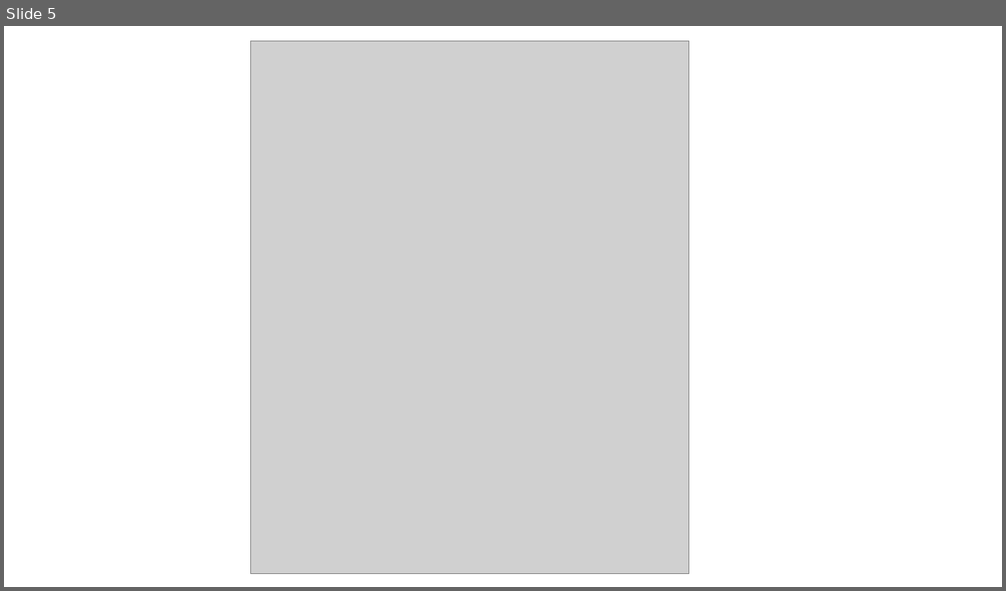
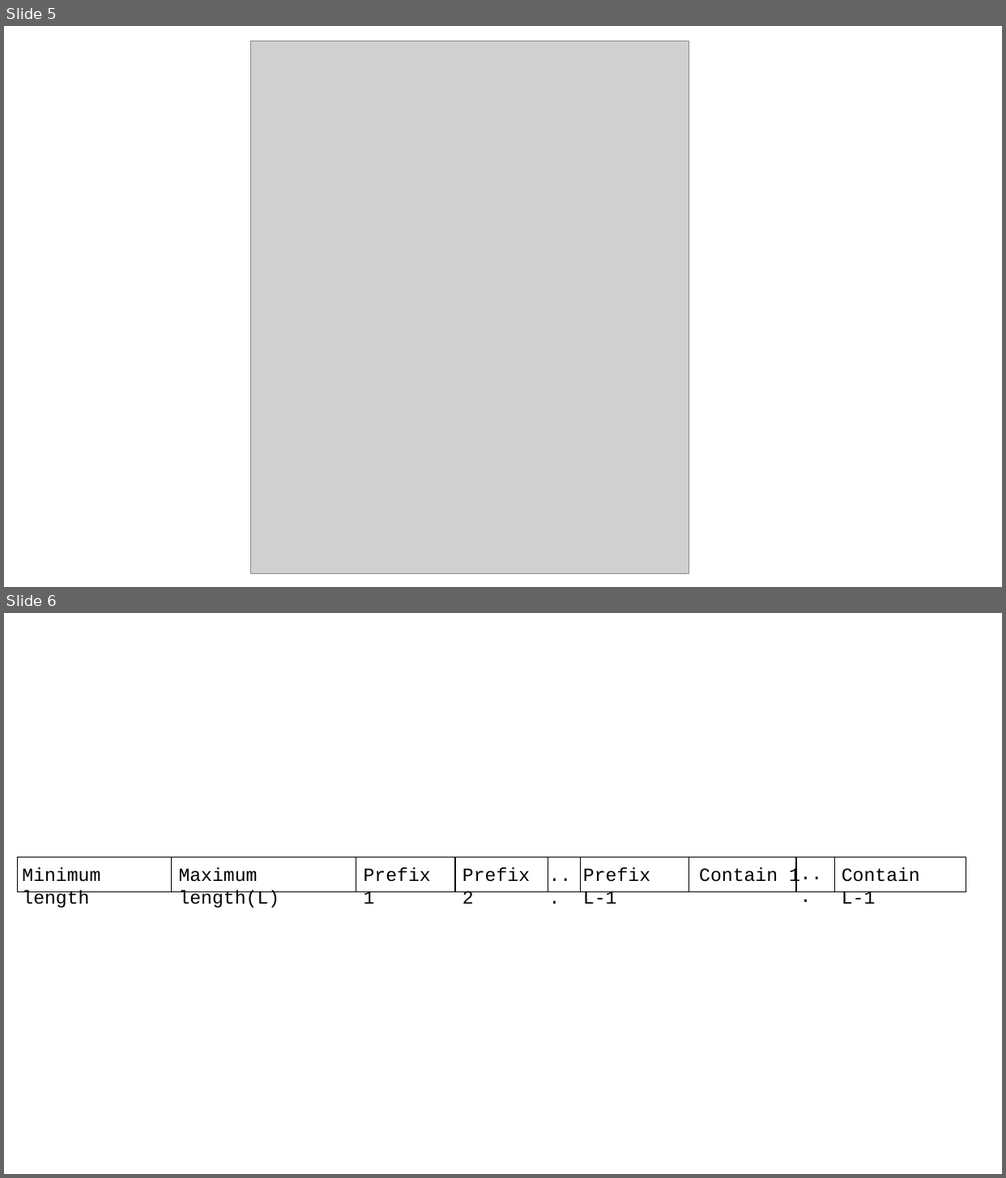
Before and after one commit to aritradhar/Thesis_Draft, a slide deck: images/ArrayIndex.pptx. Shown one above the other, each under a label of ours: slide 5 before the commit, slides 5 and 6 after it. The pictures are 1006x591 and 1006x1178 pixels, drawn with LibreOffice and Linux fonts; fonts in the diff are those of the drawing; grey boxes stand for pictures. Boxes give left, top, right and bottom in pixels: in the first picture for what was removed or moved away, otherwise in the second. Text is boxed around its words. In the diff, an @@ line names an element or a change of style, - is before the commit and + after.

```diff
--- a/images/ArrayIndex.pptx
+++ b/images/ArrayIndex.pptx
@@ slide 6 added at [4,613,1002,1174], background #FFFFFF @@
@@ rectangle added at [18,857,967,892], fill #FFFFFF, outline #000000 1 pt @@
@@ text added at [22,868,100,908], 18 pt, text #000000 @@
+Minimum length
@@ line added from (171, 857) to (171, 892), #000000 1 pt @@
@@ text added at [179,868,280,908], 18 pt, text #000000 @@
+Maximum length(L)
@@ line added from (356, 857) to (356, 892), #000000 1 pt @@
@@ text added at [364,868,431,904], 18 pt, text #000000 @@
+Prefix 1
@@ line added from (455, 857) to (455, 892), #000000 1 pt @@
@@ text added at [462,868,530,904], 18 pt, text #000000 @@
+Prefix 2
@@ text added at [542,859,589,889], 18 pt, text #000000 @@
+...
@@ line added from (548, 857) to (548, 892), #000000 1 pt @@
@@ line added from (581, 857) to (581, 892), #000000 1 pt @@
@@ text added at [583,868,650,904], 18 pt, text #000000 @@
+Prefix L-1
@@ line added from (689, 857) to (689, 892), #000000 1 pt @@
@@ text added at [699,867,822,888], 18 pt, text #000000 @@
+Contain 1
@@ text added at [793,858,840,888], 18 pt, text #000000 @@
+...
@@ line added from (797, 856) to (797, 892), #000000 1 pt @@
@@ line added from (835, 856) to (835, 892), #000000 1 pt @@
@@ text added at [842,868,920,904], 18 pt, text #000000 @@
+Contain L-1
```
Also in this commit, not shown: 6 other files.
